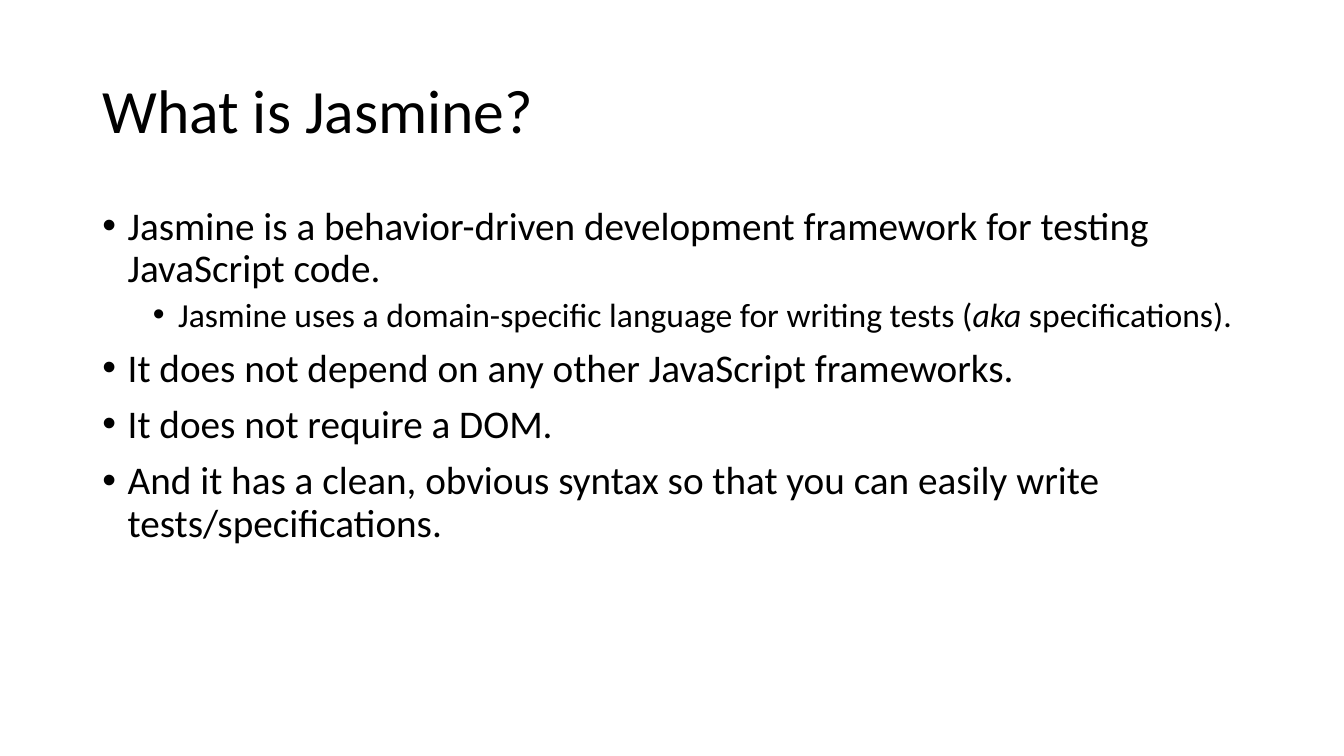
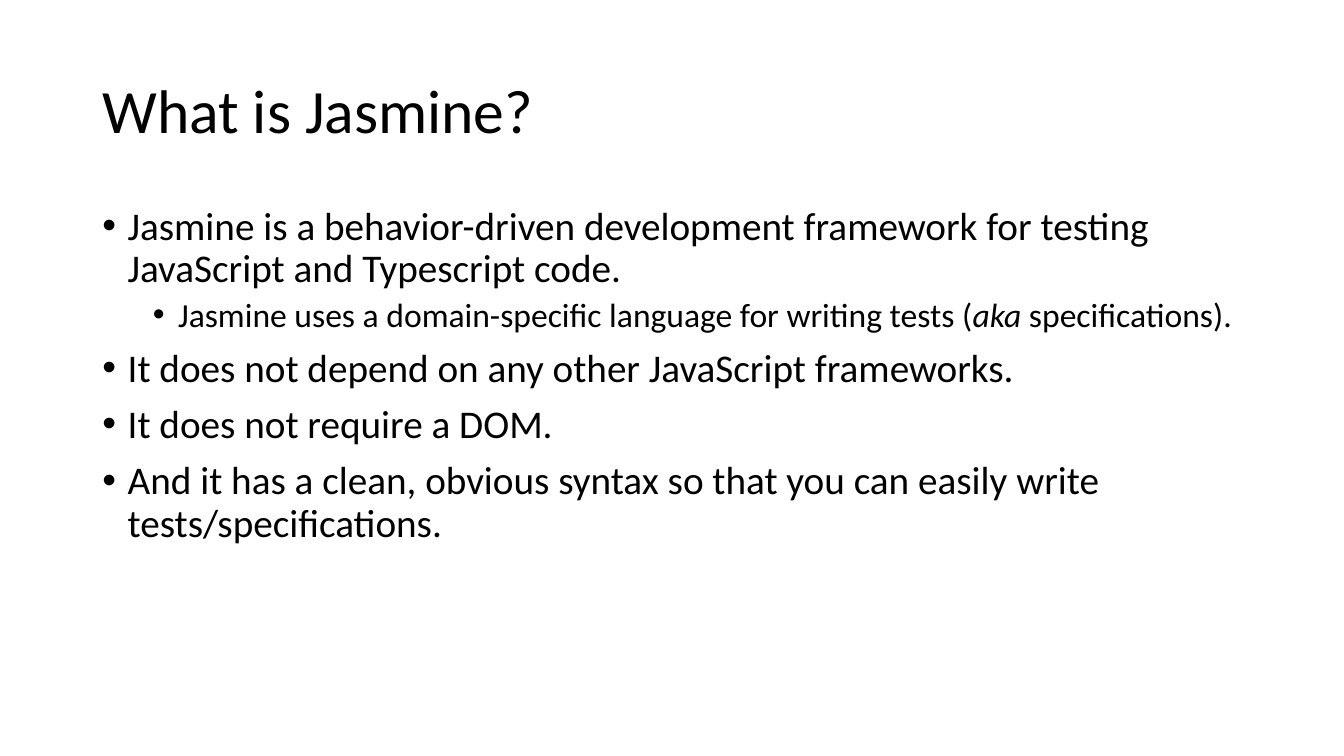
Before and after one commit to cebartling/test-driven, a slide deck: slide 2 of presentations/Introduction to Jasmine Framework.pptx. Drawn at 1344x756 pixels with LibreOffice and Linux fonts; fonts in the diff are those of the drawing. Boxes give left, top, right and bottom in pixels: in the first picture for what was removed or moved away, otherwise in the second. Text is boxed around its words. In the diff, an @@ line names an element or a change of style, - is before the commit and + after.

Commit message:
Updated Jasmine presentation

```diff
--- a/presentations/Introduction to Jasmine Framework.pptx
+++ b/presentations/Introduction to Jasmine Framework.pptx
@@ text at [128,212,1149,289]: text changed @@
-• Jasmine is a behavior-driven development framework for testing JavaScript code.
+• Jasmine is a behavior-driven development framework for testing JavaScript and Typescript code.
```
